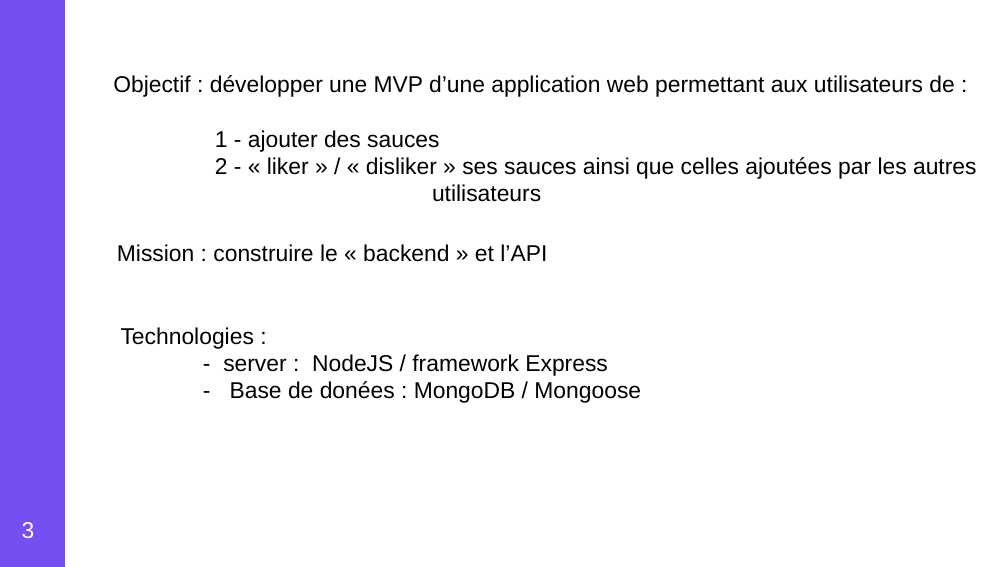
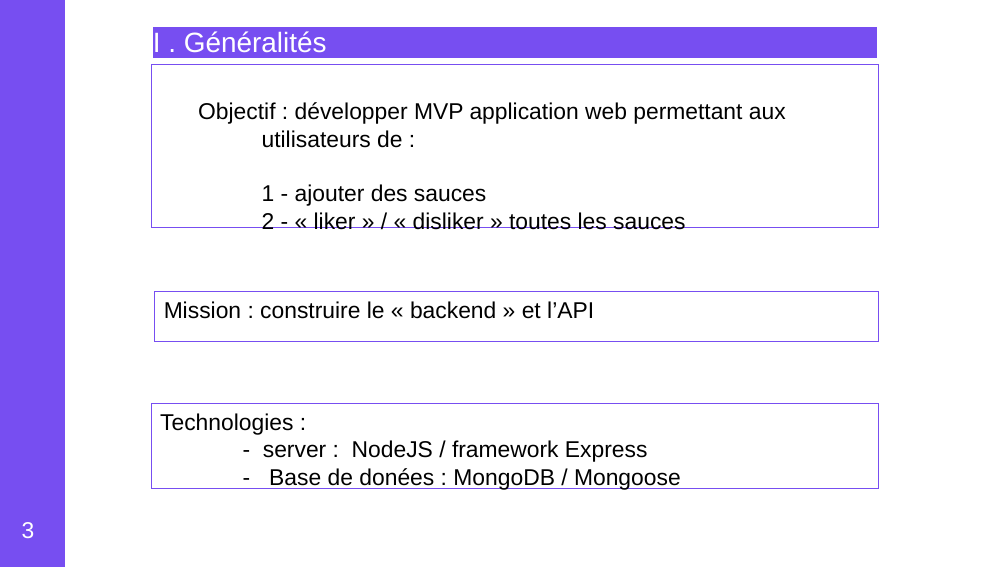
Before and after one commit to danielOuattara/Openclassroom_P6_15_01_2021, a slide deck: slide 3 of schema_global.odp. Drawn at 1008x567 pixels with LibreOffice and Linux fonts; fonts in the diff are those of the drawing. Boxes give left, top, right and bottom in pixels: in the first picture for what was removed or moved away, otherwise in the second. Text is boxed around its words. In the diff, an @@ line names an element or a change of style, - is before the commit and + after.

```diff
--- a/schema_global.odp
+++ b/schema_global.odp
@@ text added at bbox=[153, 31, 327, 53], 22 pt, text #FFFFFF @@
+I . Généralités
@@ outline none to #774EF1 0 pt in 3 elements at bbox=[155, 292, 878, 342], bbox=[151, 403, 878, 489], bbox=[151, 65, 878, 228] @@
@@ rectangle "Objectif : développer MVP application ...": place and size @@
-rectangle "Objectif : développer MVP application ..." at bbox=[113, 75, 977, 202]
+rectangle "Objectif : développer MVP application ..." at bbox=[151, 65, 878, 228]
@@ text in rectangle at bbox=[198, 102, 786, 148]: text changed @@
-Objectif : développer une MVP d’une application web permettant aux utilisateurs de :
+Objectif : développer MVP application web permettant aux utilisateurs de :
@@ text in rectangle at bbox=[262, 212, 685, 230]: text changed @@
-2 - « liker » / « disliker » ses sauces ainsi que celles ajoutées par les autres utilisateurs
+2 - « liker » / « disliker » toutes les sauces
@@ rectangle "Mission : construire le « ...": place and size @@
-rectangle "Mission : construire le « ..." at bbox=[117, 244, 547, 262]
+rectangle "Mission : construire le « ..." at bbox=[155, 292, 878, 342]
@@ rectangle "Technologies :": place and size @@
-rectangle "Technologies :" at bbox=[121, 327, 641, 403]
+rectangle "Technologies :" at bbox=[151, 403, 878, 489]
```
Also in this commit, not shown: 3 other slides changed, 3 slides added, 3 slides removed, 7 other files.
